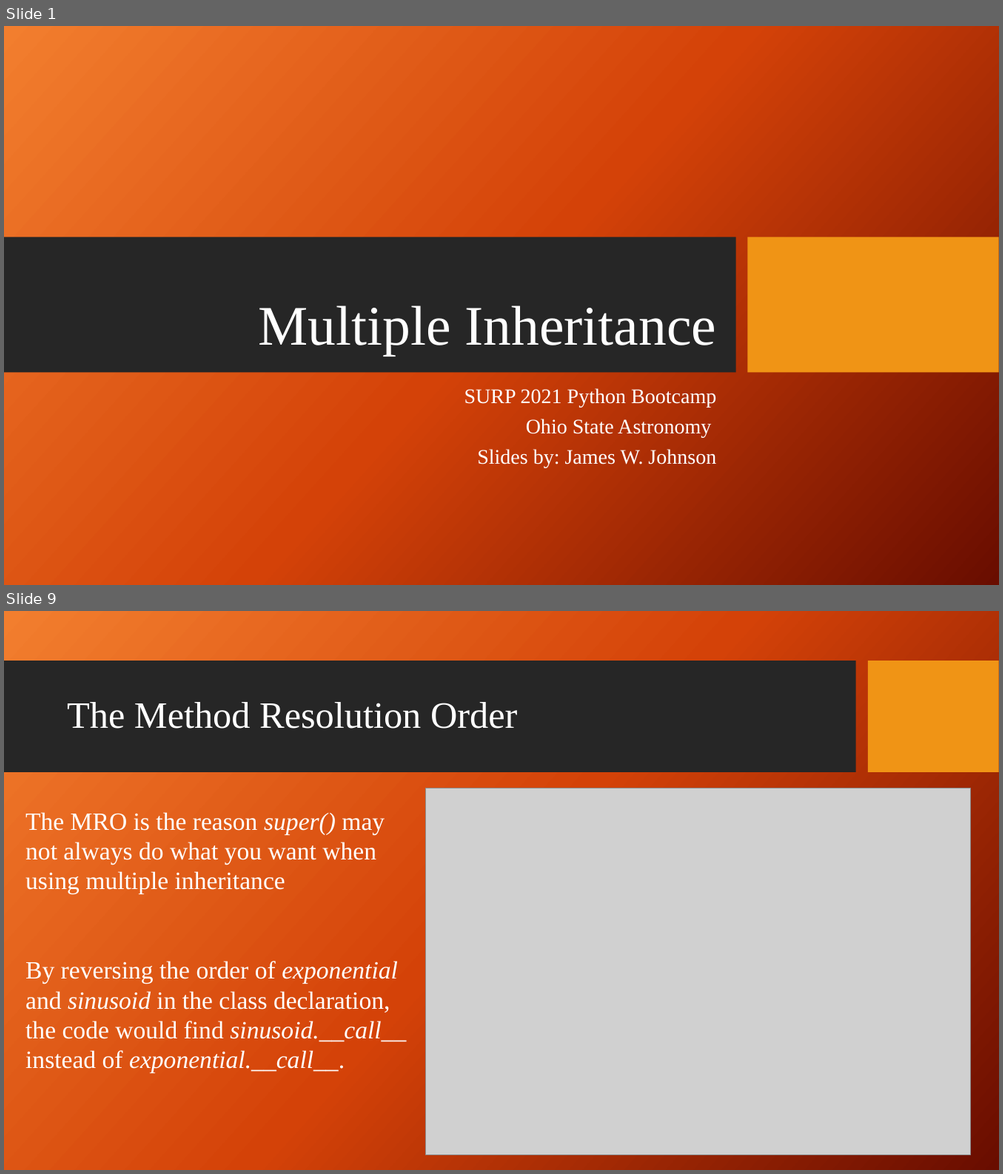
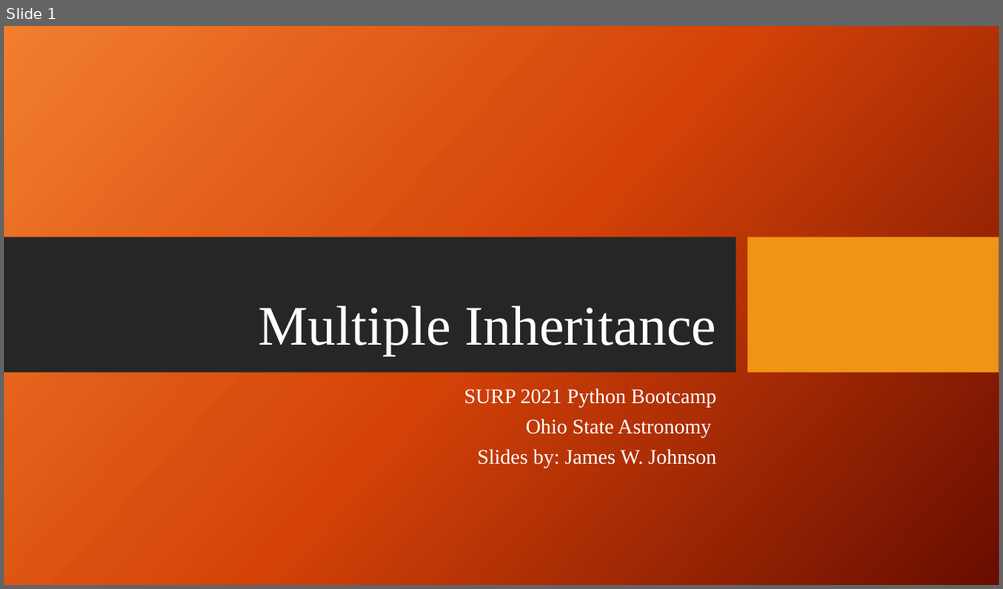
Before and after one commit to giganano/PythonBootcamp, a slide deck: slides/multiple_inheritance.pptx. Shown one above the other, each under a label of ours: slides 1 and 9 before the commit, slide 1 after it; the slides between them are not shown. The pictures are 1003x1174 and 1003x589 pixels, drawn with LibreOffice and Linux fonts; fonts in the diff are those of the drawing; grey boxes stand for pictures; background and template pictures are left out. Boxes give left, top, right and bottom in pixels: in the first picture for what was removed or moved away, otherwise in the second. Text is boxed around its words. In the diff, an @@ line names an element or a change of style, - is before the commit and + after.

Commit message:
slides: multiple inheritance slides updated

```diff
--- a/slides/multiple_inheritance.pptx
+++ b/slides/multiple_inheritance.pptx
@@ slide 9 removed at box(4, 611, 999, 1170), background picture (left out) @@
@@ rectangle removed at box(4, 661, 855, 773) @@
@@ rectangle removed at box(868, 661, 999, 773) @@
@@ title removed at box(67, 702, 517, 729) @@
-The Method Resolution Order
@@ picture removed at box(426, 788, 970, 1155) @@
@@ text removed at box(25, 812, 406, 1073) @@
-The MRO is the reason super() may not always do what you want when using multiple inheritance
-By reversing the order of exponential and sinusoid in the class declaration, the code would find sinusoid.__call__ instead of exponential.__call__.
```
Also in this commit, not shown: 5 slides changed, 7 slides added, 3 other slides removed.
